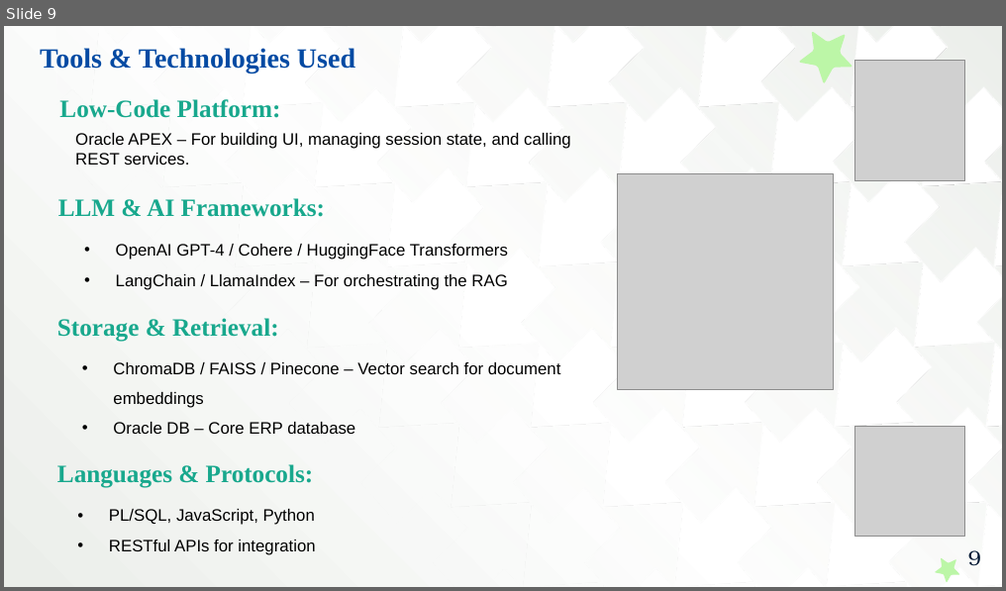
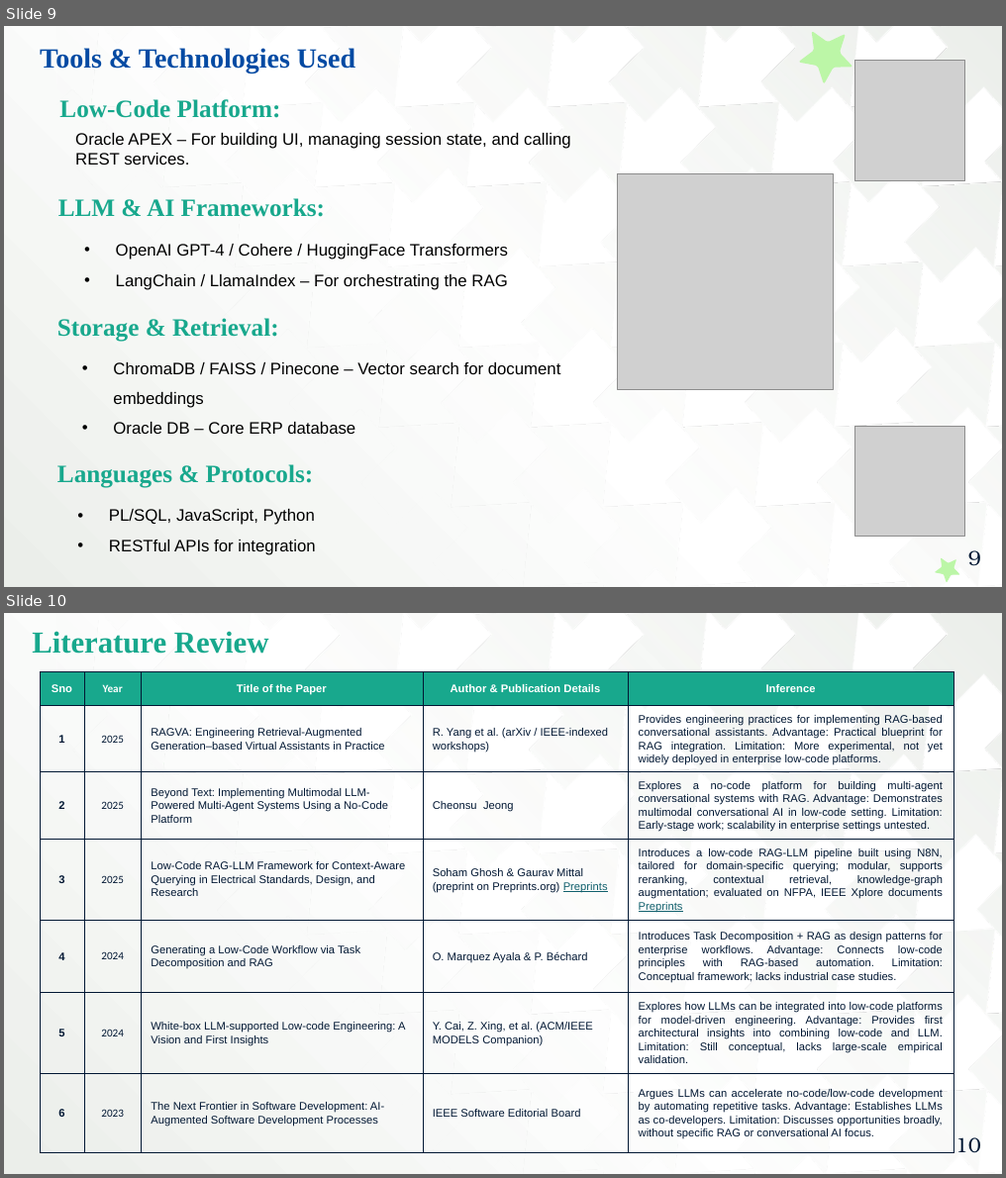
Before and after one commit to ThanigaivelGanapathi/RAG-CHATBOT, a slide deck: LLM Chatbot.pptx. Shown one above the other, each under a label of ours: slide 9 before the commit, slides 9 and 10 after it. The pictures are 1006x591 and 1006x1178 pixels, drawn with LibreOffice and Linux fonts; fonts in the diff are those of the drawing; grey boxes stand for pictures. Boxes give left, top, right and bottom in pixels: in the first picture for what was removed or moved away, otherwise in the second. Text is boxed around its words. In the diff, an @@ line names an element or a change of style, - is before the commit and + after.

```diff
--- a/LLM Chatbot.pptx
+++ b/LLM Chatbot.pptx
@@ slide 10 added at (4, 613, 1002, 1174), background gradient #FFFFFF to #EBEEEA; not listed: 1 template element that a slide beside it also shows @@
@@ text added at (32, 631, 269, 654), 22 pt, text #18A88D, bold @@
+Literature Review
@@ table added at (39, 670, 953, 1151), 7 rows, 5 columns @@
+Sno | Year | Title of the Paper | Author & Publication Details | Inference
+1 | 2025 | RAGVA: Engineering Retrieval-Augmented Generation–based Virtual Assistants in Practice | R. Yang et al. (arXiv / IEEE-indexed workshops) | Provides engineering practices for implementing RAG-based conversational assistants. Advantage: Practical blueprint for RAG integration. Limitation: More experimental, not yet widely deployed in enterprise low-code platforms.
+2 | 2025 | Beyond Text: Implementing Multimodal LLM-Powered Multi-Agent Systems Using a No-Code Platform | Cheonsu Jeong | Explores a no-code platform for building multi-agent conversational systems with RAG. Advantage: Demonstrates multimodal conversational AI in low-code setting. Limitation: Early-stage work; scalability in enterprise settings untested.
+3 | 2025 | Low-Code RAG-LLM Framework for Context-Aware Querying in Electrical Standards, Design, and Research | Soham Ghosh & Gaurav Mittal (preprint on Preprints.org) Preprints | Introduces a low-code RAG-LLM pipeline built using N8N, tailored for domain-specific querying; modular, supports reranking, contextual retrieval, knowledge-graph augmentation; evaluated on NFPA, IEEE Xplore documents Preprints
+4 | 2024 | Generating a Low-Code Workflow via Task Decomposition and RAG | O. Marquez Ayala & P. Béchard | Introduces Task Decomposition + RAG as design patterns for enterprise workflows. Advantage: Connects low-code principles with RAG-based automation. Limitation: Conceptual framework; lacks industrial case studies.
+5 | 2024 | White-box LLM-supported Low-code Engineering: A Vision and First Insights | Y. Cai, Z. Xing, et al. (ACM/IEEE MODELS Companion) | Explores how LLMs can be integrated into low-code platforms for model-driven engineering. Advantage: Provides first architectural insights into combining low-code and LLM. Limitation: Still conceptual, lacks large-scale empirical validation.
+6 | 2023 | The Next Frontier in Software Development: AI-Augmented Software Development Processes | IEEE Software Editorial Board | Argues LLMs can accelerate no-code/low-code development by automating repetitive tasks. Advantage: Establishes LLMs as co-developers. Limitation: Discusses opportunities broadly, without specific RAG or conversational AI focus.
@@ page number added at (955, 1138, 981, 1154), 15 pt, text #011733 @@
+10
```
Also in this commit, not shown: 1 other slide added.
